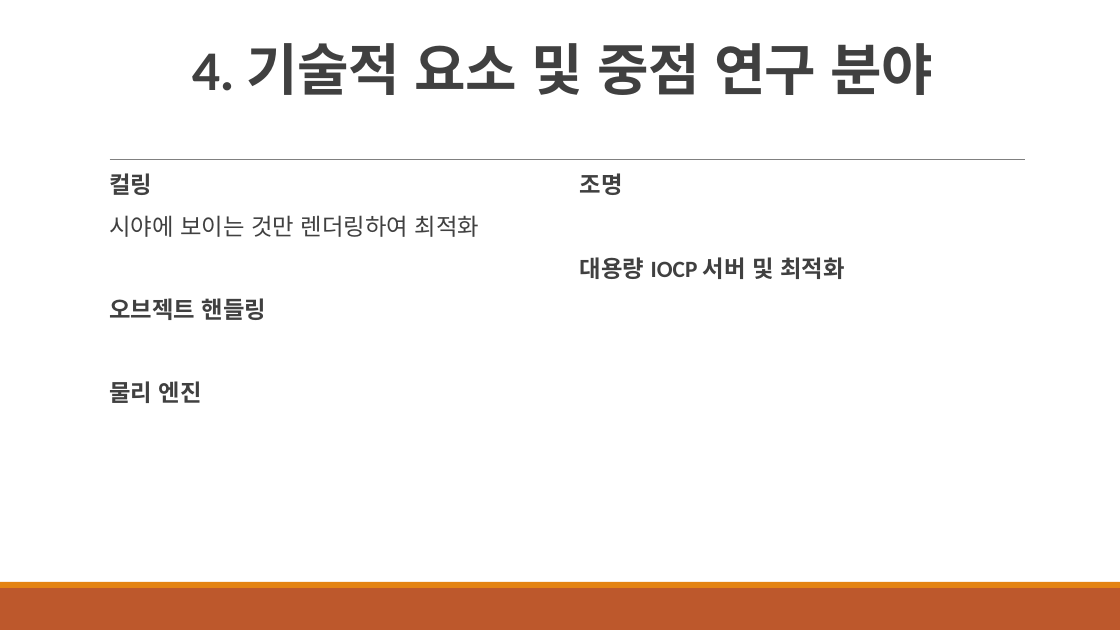
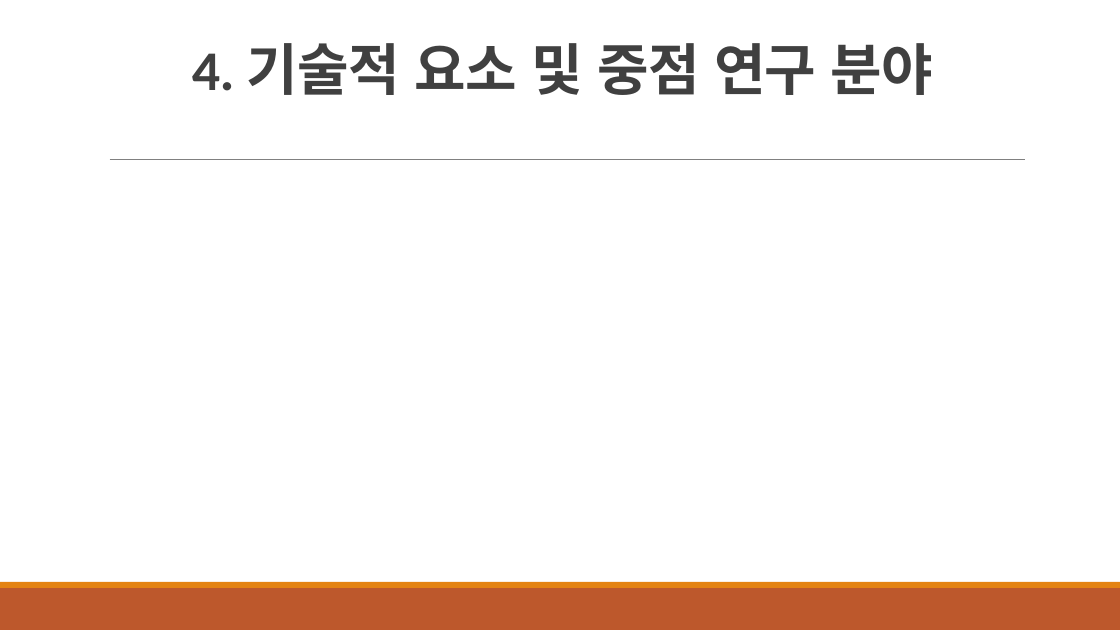
Before and after one commit to bong-seob-shin/GraduationWork, a slide deck: slide 9 of 졸업작품 기획서/졸업작품 제안서 초안.pptx. Drawn at 1120x630 pixels with LibreOffice and Linux fonts; fonts in the diff are those of the drawing. Boxes give left, top, right and bottom in pixels: in the first picture for what was removed or moved away, otherwise in the second. Text is boxed around its words. In the diff, an @@ line names an element or a change of style, - is before the commit and + after.

Commit message:
기술적 내용 부분 제거
어떻게 기술해야할지 결정을 하지못해 삭제

```diff
--- a/졸업작품 기획서/졸업작품 제안서 초안.pptx
+++ b/졸업작품 기획서/졸업작품 제안서 초안.pptx
@@ text removed at <box>109,173,479,403</box> @@
-  컬링
-  시야에 보이는 것만 렌더링하여 최적화
-  오브젝트 핸들링
-  물리 엔진
@@ text removed at <box>580,173,844,279</box> @@
-  조명
-  대용량 IOCP 서버 및 최적화
```
